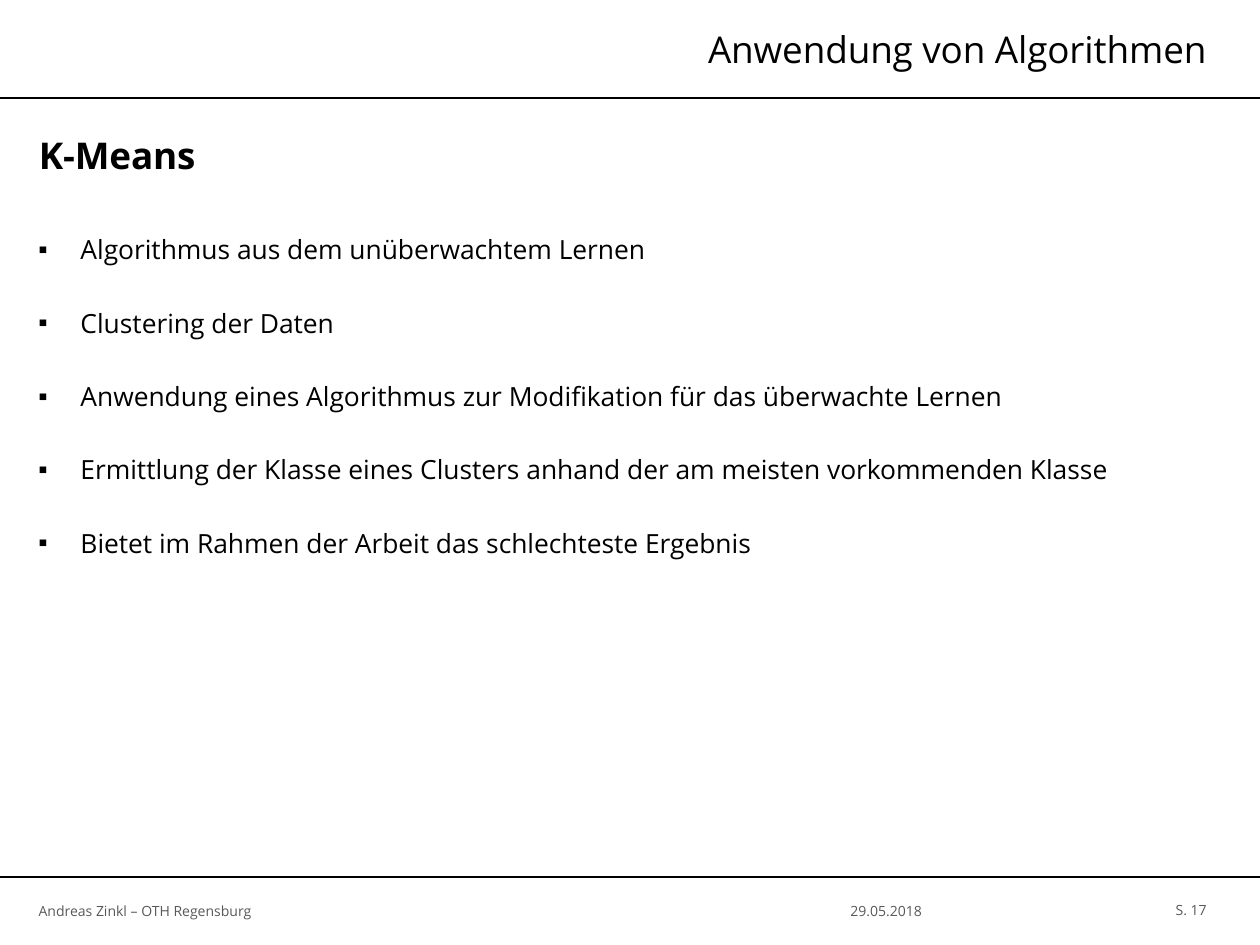
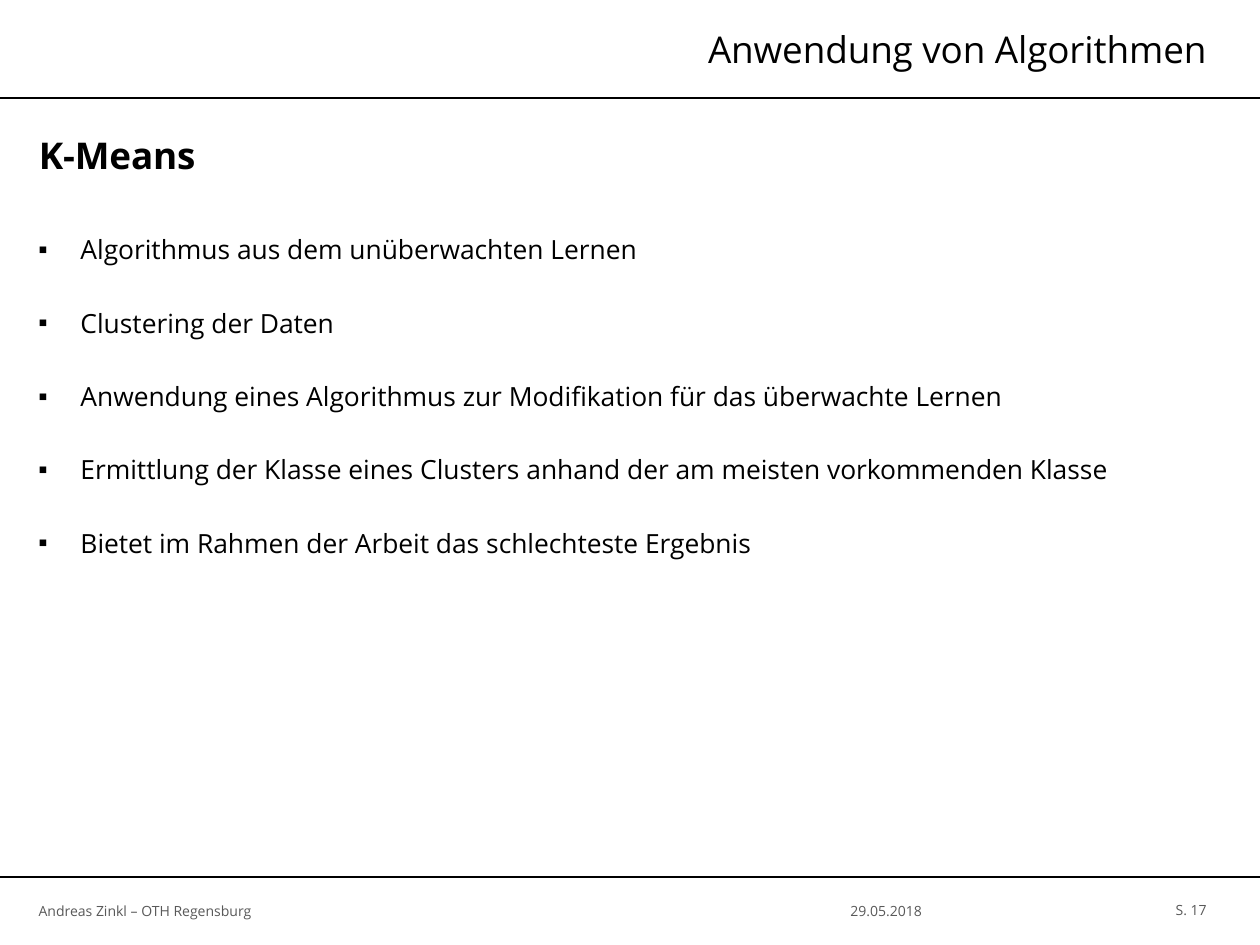
Before and after one commit to zinklandi/Autism_Classification_Paper, a slide deck: slide 17 of IML-Praesentation.pptx. Drawn at 1260x945 pixels with LibreOffice and Linux fonts; fonts in the diff are those of the drawing; background and template pictures are left out. Boxes give left, top, right and bottom in pixels: in the first picture for what was removed or moved away, otherwise in the second. Text is boxed around its words. In the diff, an @@ line names an element or a change of style, - is before the commit and + after.

```diff
--- a/IML-Praesentation.pptx
+++ b/IML-Praesentation.pptx
@@ text at bbox=[80, 239, 636, 266]: text changed @@
-▪ Algorithmus aus dem unüberwachtem Lernen
+▪ Algorithmus aus dem unüberwachten Lernen
```
Also in this commit, not shown: 6 other slides changed.
